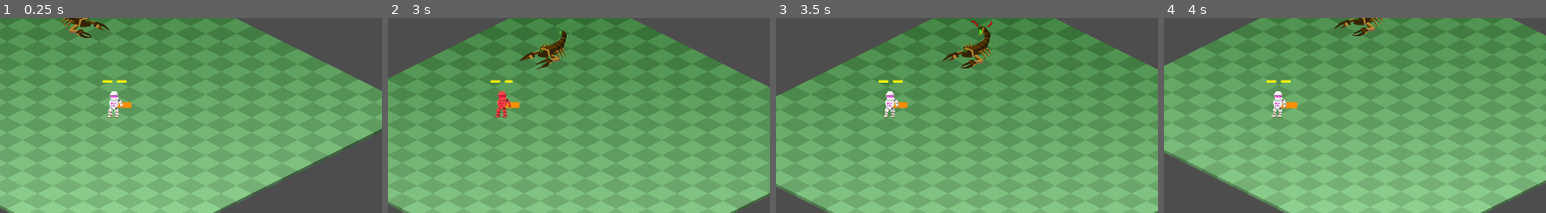
Above: before the commit, frames 1-4 (left to right).
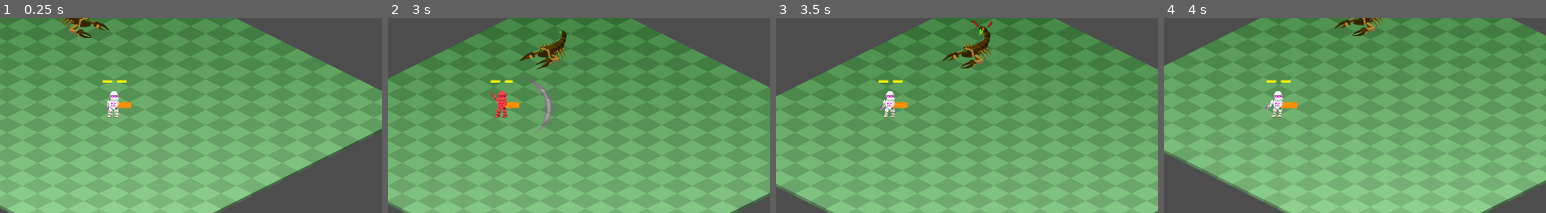
Above: after the commit, the same moments.

Repository: NoeRoberties/Odomat
Game: Godot game, scene res://Scenes/Maps/World.tscn
The game is run twice, just before and just after one commit, with the same random seed, the same clock (stepped at 60 frames per second) and the same inputs.
Inputs (mouse positions are % of the whole screen's width and height, from its top left):
- Up to frame 1 (0.25 s): no input
- Up to frame 2 (3 s): tap Enter (ui_accept) at 0.5, 0.77, 1.52 s; move the mouse to (45, 67) at 0.52 s; hold Right mouse button (cannon_fire) 0.53-1.28 s; hold W (move_up) 0.53-2.03 s; click (45, 67) at 0.67 s; move the mouse to (80, 62) at 1.27 s; tap Shift (dash) at 1.35 s; move the mouse to (20, 29) at 2.02 s; hold Space (interact_npc) 2.03-2.78 s; hold A (move_left) from 2.03 s (still down); move the mouse to (55, 45) at 2.77 s; click (55, 45) at 2.85 s
- Up to frame 3 (3.5 s): keep holding A (move_left); tap Enter (ui_accept) at 3.02 s
- Up to frame 4 (4 s): move the mouse to (35, 18) at 3.52 s; release A (move_left) at 3.53 s; hold S (move_down) from 3.53 s (still down); hold Right mouse button (cannon_fire) from 3.53 s (still down); tap Enter (ui_accept) at 3.77 s
The pictures show only the part of the screen within x 35-85%, y 23-73%; the shares and areas given below are measured in that part.

The runs differ from the first frame. In frame 1, less than 0.1% of the frame differs, in the area x 27-33%, y 41-48%; in frame 2, 0.4%, in the area x 26-44%, y 30-60%; in frame 3, less than 0.1%; in frame 4, less than 0.1%.

Commit message:
[EDIT] : cannon is well assiociated to the left arm

Diff:
--- a/godot-project/odomat/Scenes/Player/Modules/LeftArms/LeftArmCannon.tscn
+++ b/godot-project/odomat/Scenes/Player/Modules/LeftArms/LeftArmCannon.tscn
@@ -5,6 +5,8 @@
 
 [sub_resource type="Resource" id="Resource_lnuxo"]
 script = ExtResource("2_ljj52")
+module_name = "Cannon"
+slot = 1
 metadata/_custom_type_script = "uid://dshkf1jvbt0hi"
 
 [sub_resource type="SpriteFrames" id="SpriteFrames_dm8c5"]
